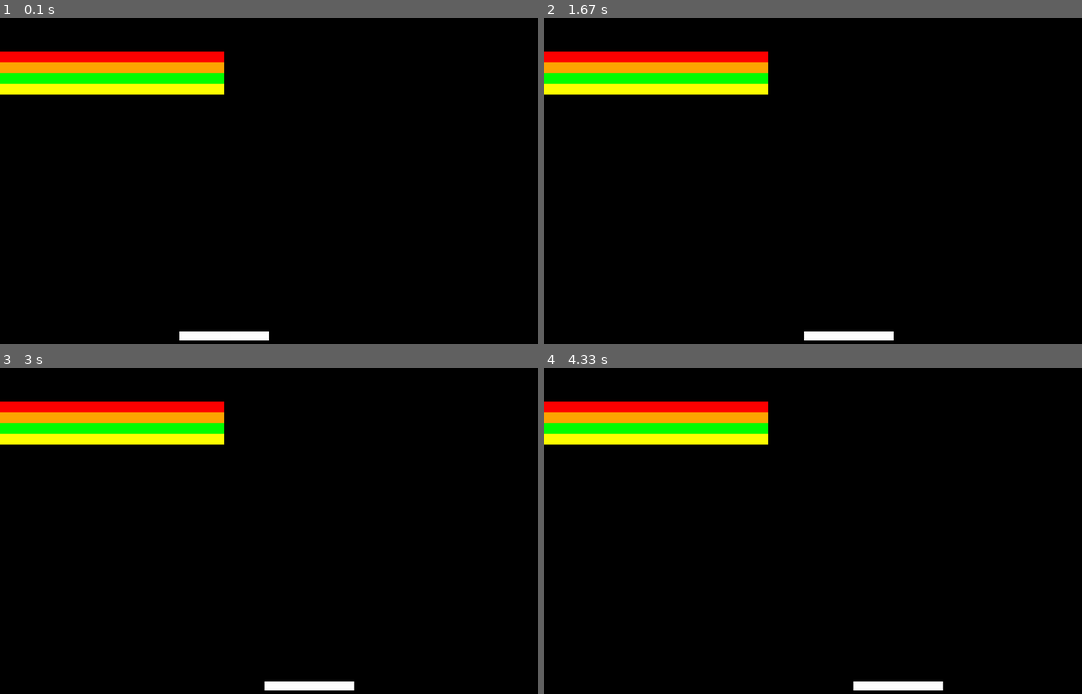
Above: before the commit, frames 1-4 (two rows, left to right).
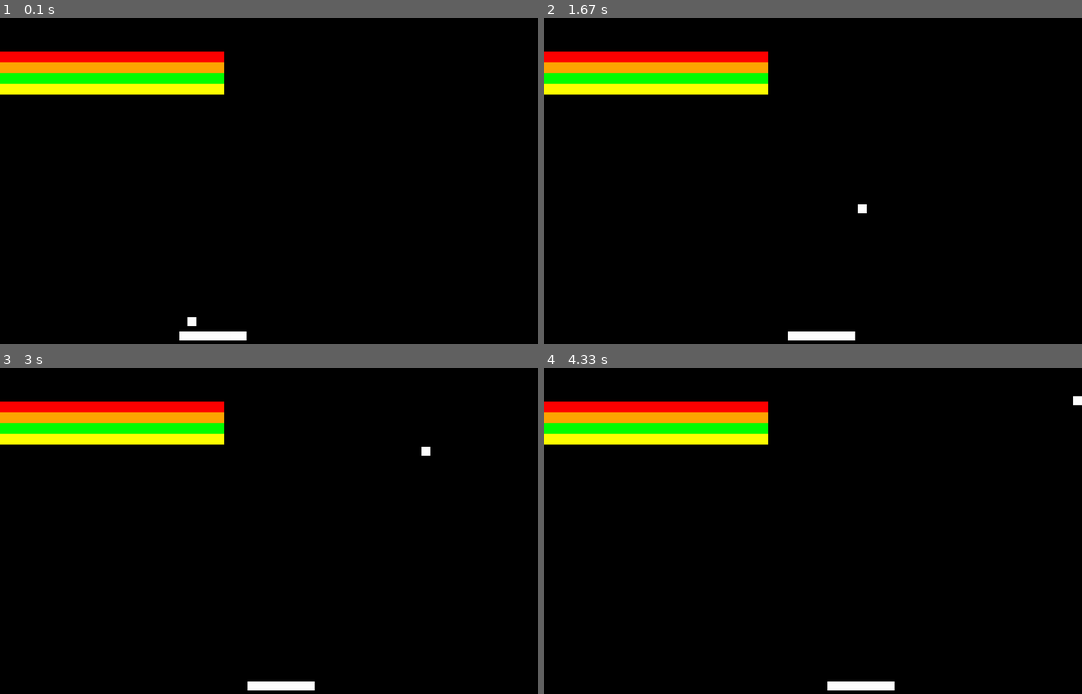
Above: after the commit, the same moments.

Repository: kamibababa/Pygame-Breakout
Game: pygame game, started from main.py
Two runs of this game, one before a commit and one after it. Both use one fixed random seed, a clock stepped at 60 frames per second and the inputs below.
Inputs:
- Up to frame 1 (0.1 s): no input
- Up to frame 2 (1.67 s): hold D 0.33-0.8 s; hold D 0.83-1.3 s; hold A from 1.33 s (still down)
- Up to frame 3 (3 s): release A at 1.87 s; hold A 1.9-2.3 s; hold D 2.33-2.97 s
- Up to frame 4 (4.33 s): hold A 3-3.47 s; hold D 3.5-3.97 s; hold D from 4 s (still down)

The runs differ from the first frame. In frame 1, 0.2% of the frame differs, in the area x 34-50%, y 91-99%; in frame 2, 0.3%; in frame 3, 0.3%; in frame 4, 0.4%, in the area x 52-100%, y 8-99%.

Commit message:
continue pygame breakout

Diff:
--- a/ball.py
+++ b/ball.py
@@ -5,11 +5,32 @@
 
         self.color = 'white'
         self.rect = pg.Rect(BALL_ORIGIN, (BALL_SIDE_LENGTH, BALL_SIDE_LENGTH))
-        self.velocity = [0, BALL_SPEED]
+        self.velocity = [BALL_SPEED, BALL_SPEED]
 
-    def update(self):
-        self.rect.x += self.velocity[0]
-        self.rect.y += self.velocity[1]
+    def update(self, entities, screen_rect):
+        self.rect.x += min(self.velocity[0], BALL_SPEED)
+        self.rect.y += min(self.velocity[1], BALL_SPEED)
+
+        if (self.rect.left <= screen_rect.left) or (self.rect.right >= screen_rect.right):
+            self.invert_direction(0) # Left or right wall
+
+        if (self.rect.top <= screen_rect.top):
+            self.invert_direction(1) # Top wall
+
+        for entity in entities: # Bricks and paddle
+            if self.rect.colliderect(entity.rect):
+
+                self.color = entity.color
+
+                if self.rect.bottom > entity.rect.top and self.rect.top < entity.rect.bottom:
+                    self.invert_direction(1)
+                elif self.rect.right > entity.rect.left and self.rect.left < entity.rect.right:
+                    self.invert_direction(0)
+
+        self.rect.clamp_ip(screen_rect)
+
+    def draw(self, screen):
+        pg.draw.rect(screen, self.color, self.rect)
 
     def invert_direction(self, axis):
         self.velocity[axis] *= -1
--- a/main.py
+++ b/main.py
@@ -12,6 +12,7 @@
         pg.mouse.set_visible(False)
         pg.display.set_caption("Breakout")
         self.clock = pg.time.Clock()
+        self.screen_rect = self.screen.get_rect()
 
         self.bricks = self.gen_bricks()
         self.paddle = Paddle()
@@ -26,27 +27,32 @@
             self.clock.tick(60)
 
     def handle_events(self):
+
         for event in pg.event.get():
             if event.type == pg.QUIT or (event.type == pg.KEYDOWN and event.key == pg.K_ESCAPE):
                 pg.quit()
                 quit()
 
-        self.paddle.handle_input() # Move paddle
+            self.paddle.handle_input(event) # Move paddle
 
     def update(self):
-        self.ball.update()
+
+        self.paddle.move(self.screen_rect)
+        self.ball.update(self.bricks + [self.paddle], self.screen_rect)
 
     def render(self):
+
         self.screen.fill((0, 0, 0))
 
         [brick.draw(self.screen) for brick in self.bricks]
         self.paddle.draw(self.screen)
-
+        self.ball.draw(self.screen)
 
         self.final_screen.blit(pg.transform.scale(self.screen, self.final_screen.get_rect().size), (0, 0))
         pg.display.flip()
 
     def gen_bricks(self):
+
         bricks = []
         for row in range(ROWS):
             for column in range(COLUMNS):
@@ -58,7 +64,6 @@
                 if row > 5:
                     color = 'yellow'
                 bricks.append(Brick(row, column, color))
-        print(len(bricks))
         return bricks
 
 if __name__ == "__main__":
--- a/paddle.py
+++ b/paddle.py
@@ -1,19 +1,31 @@
 from settings import MOV_SPEED, PADDLE_HEIGHT, PADDLE_WIDTH, PADDLE_ORIGIN, pg
-
-
 
 class Paddle:
     def __init__(self) -> None:
-
         self.rect = pg.Rect(PADDLE_ORIGIN, (PADDLE_WIDTH, PADDLE_HEIGHT))
         self.color = 'white'
+        self.movement = [False, False]
 
-    def handle_input(self):
-        keys = pg.key.get_pressed()
-        if keys[pg.K_a]:
+    def handle_input(self, event):
+        if event.type == pg.KEYDOWN:
+            if event.key == pg.K_a:
+                self.movement[0] = True
+            if event.key == pg.K_d:
+                self.movement[1] = True
+
+        elif event.type == pg.KEYUP:
+            if event.key == pg.K_a:
+                self.movement[0] = False
+            if event.key == pg.K_d:
+                self.movement[1] = False
+
+    def move(self, screen_rect):
+        if self.movement[0]:
             self.rect.x -= MOV_SPEED
-        if keys[pg.K_d]:
+        if self.movement[1]:
             self.rect.x += MOV_SPEED
+
+        self.rect.clamp_ip(screen_rect)
 
     def draw(self, screen):
         pg.draw.rect(screen, self.color, self.rect)
--- a/settings.py
+++ b/settings.py
@@ -7,11 +7,11 @@
 BRICK_HEIGHT = 100 // ROWS
 BRICK_OFFSET = 75 #Pixel offset from the top of the screen
 
-MOV_SPEED = 5
-PADDLE_WIDTH = 200
+MOV_SPEED = 4
+PADDLE_WIDTH = 150
 PADDLE_HEIGHT = 20
 PADDLE_ORIGIN = (400, 700)
 
 BALL_SIDE_LENGTH = 20
 BALL_ORIGIN = (400, 650)
-BALL_SPEED = 5
+BALL_SPEED = 3
Not shown, changed: README.md
